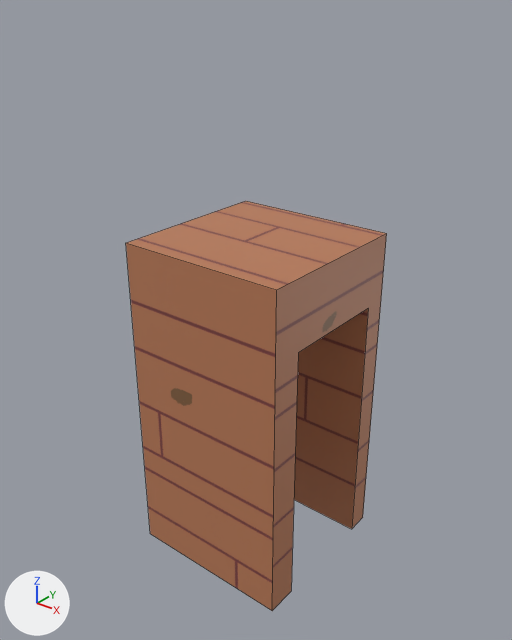
The FBX model Models/door.fbx as it was, and as the next commit left it.
One viewpoint serves both versions: a 50 mm camera at (2.76, -2.85, 3.27) aimed at (0.49, -0.01, 1.51). The axes (+X, +Y, +Z) are drawn at lower left. The lights are the same throughout. Mesh edges are drawn as thin lines. Where no turn or scale is listed for an object, it has been applied to the vertices.
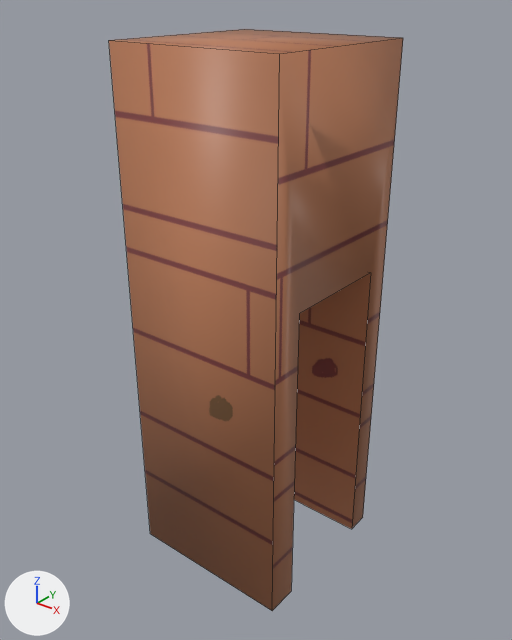
The newer file is also turned or shifted as a whole; pictures and numbers use the older file's frame.

The edits, one by one:
me_cube_002 has 16 vertices, 10 faces and spans x 0.0..1.0, y -0.5..0.5, z 0.0..2.0.
me_cube_002 is used by ob_cube_001; location (0.0, 0.0, 0.0).
Before the commit, vertices of me_cube_002: 1 (0.0, -0.5, 2.0) at pixel (125, 242), 3 (0.0, 0.5, 2.0) at pixel (245, 200), 5 (1.0, -0.5, 2.0) at pixel (276, 289), 7 (1.0, 0.5, 2.0) at pixel (386, 233), 8 (0.0, -0.31, 1.6).
Before the commit, vertices of me_cube_002: 9 (0.0, 0.36, 1.6), 12 (1.0, 0.36, 1.6) at pixel (368, 308), 13 (1.0, -0.31, 1.6) at pixel (298, 352).
Part 1, on me_cube_002:
Vertices 8, 9, 12, 13 of me_cube_002 move by (0.0, 0.0, 0.21).
Vertices 1, 3, 5, 7 of me_cube_002 move by (0.0, 0.0, 1.0).

Location of each change, (x1, y1, x2, y2) in pixels of the pictures (512 x 640 px):
'Cube.001', reshaped (13% wider, 42% taller)
    before: (126, 201, 387, 611)
    after: (109, 29, 403, 611)
